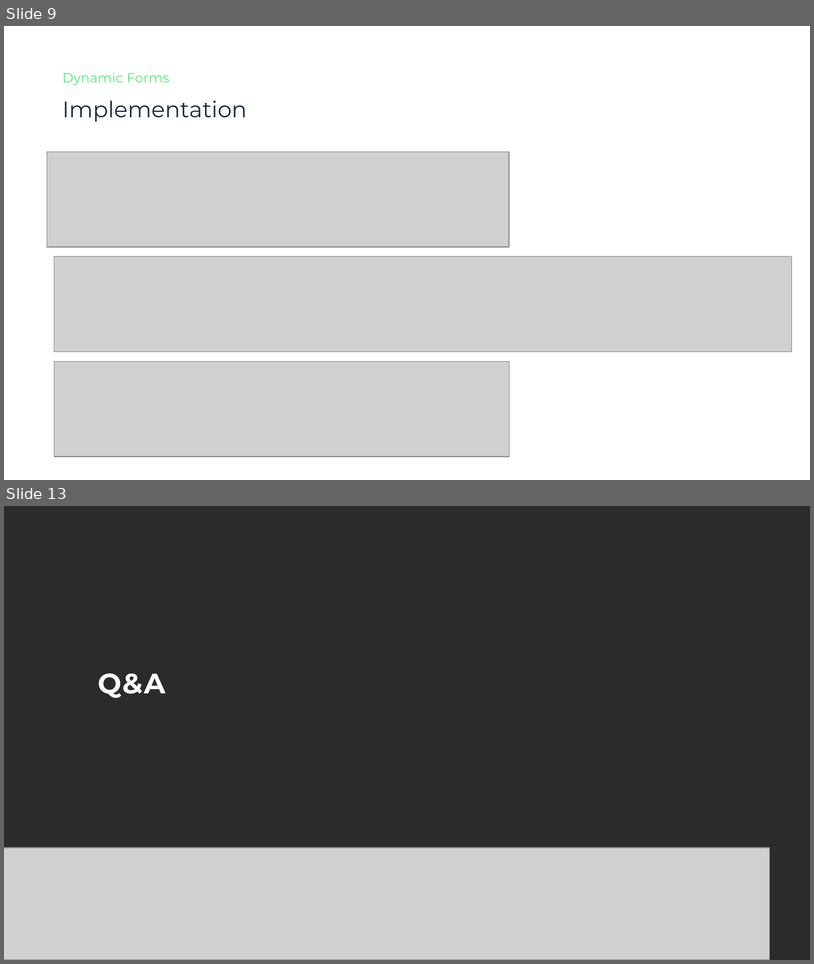
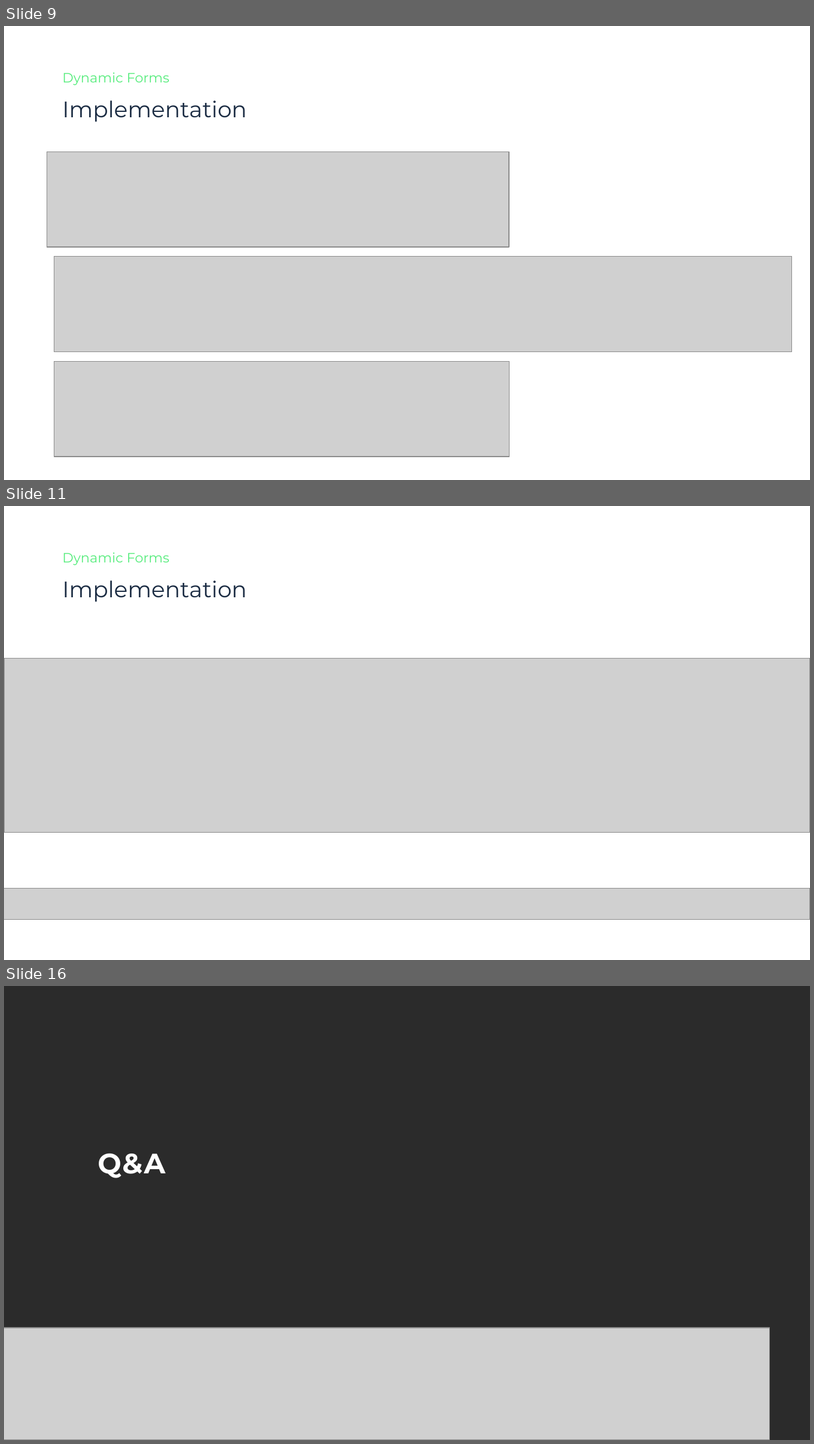
Before and after one commit to gaelDolle/dynamic-form, a slide deck: docs/Dynamic Forms by 2B3.pptx. Shown one above the other, each under a label of ours: slides 9 and 13 before the commit, slides 9, 11 and 16 after it; the slides between them are not shown. The pictures are 814x964 and 814x1444 pixels, drawn with LibreOffice and Linux fonts; fonts in the diff are those of the drawing; grey boxes stand for pictures; background and template pictures are left out; a plain dark background stands for a picture behind light text. Boxes give left, top, right and bottom in pixels: in the first picture for what was removed or moved away, otherwise in the second. Text is boxed around its words. In the diff, an @@ line names an element or a change of style, - is before the commit and + after.

```diff
--- a/docs/Dynamic Forms by 2B3.pptx
+++ b/docs/Dynamic Forms by 2B3.pptx
@@ slide 11 added at box(4, 506, 810, 960), background #FFFFFF @@
@@ text added at box(62, 552, 170, 565), 12 pt, text #57ED7D @@
+Dynamic Forms
@@ text added at box(62, 580, 247, 602), 20 pt, text #1A2B42 @@
+Implementation
@@ picture added at box(4, 658, 810, 832) @@
@@ picture added at box(4, 888, 810, 919) @@
@@ what was slide 13 is now slide 16 @@
```
Also in this commit, not shown: 4 slides changed, 3 other slides added, 1 slide removed.
